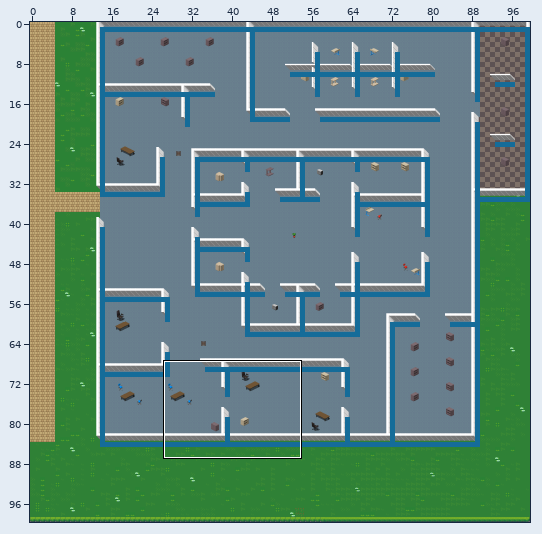
Level history. Tiled map: assets/map3.tmx. Above: a wide view before the commit, with the close-up outlined.
Close-up. Old version:
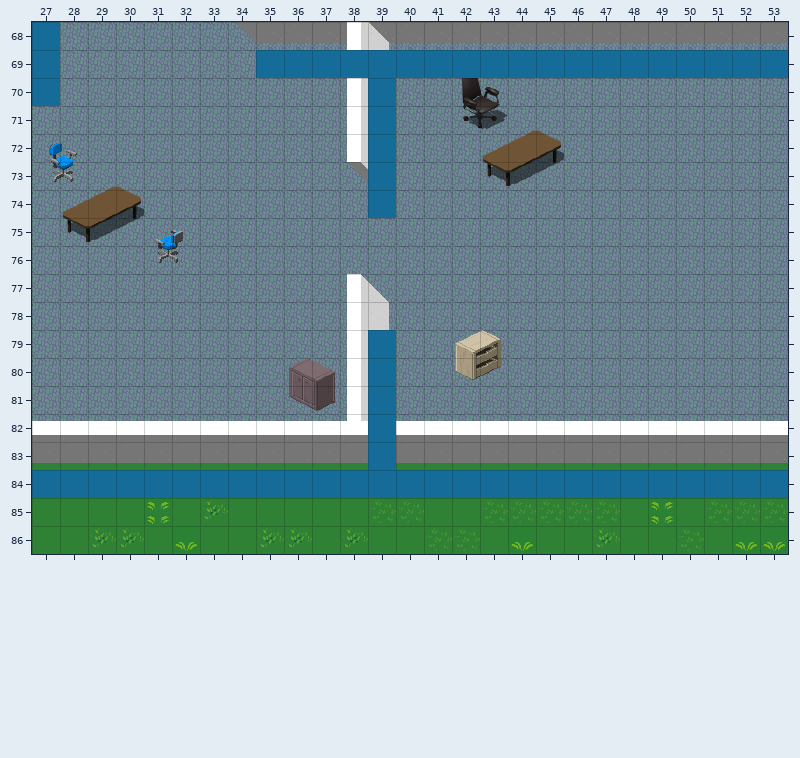
Cells are 32x32 px. Shown: x 27..53, y 68..86. The commit also changed other parts of the map, which this record leaves out.
And afterwards:
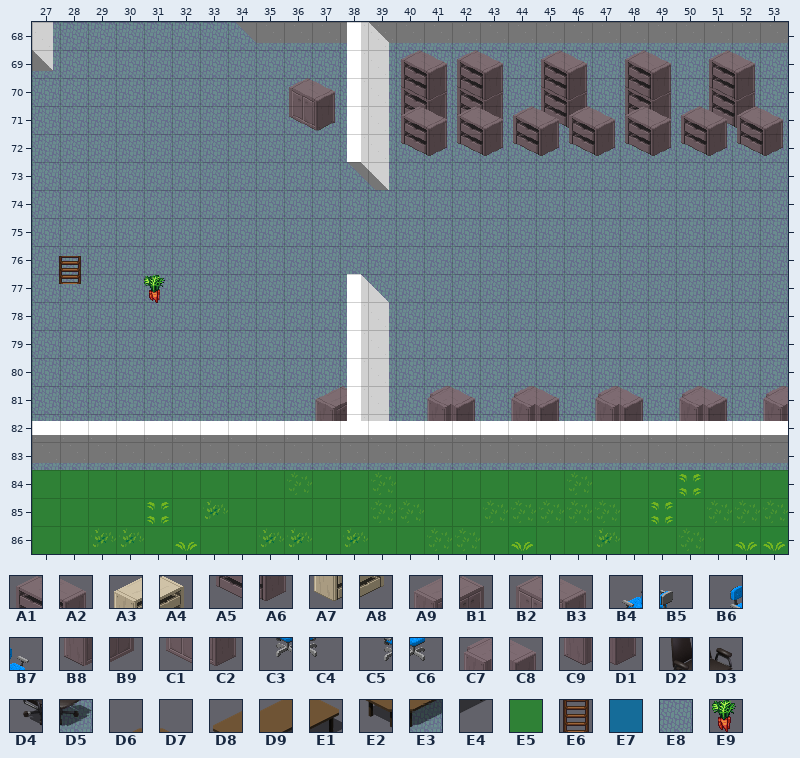
Key: from "OfficeFurniture": A1 66, A2 67, A3 84, A4 85, A5 194, A6 195, A7 212, A8 213, A9 320, B1 321, B2 322, B3 323, B4 344, B5 345, B6 348, B7 349, B8 352, B9 353, C1 354, C2 355, C3 376, C4 377, C5 380, C6 381, C7 728, C8 729, C9 760, D1 761; from "chair": D2 16, D3 17, D4 24, D5 25; from "tables": D6 7, D7 8, D8 12, D9 13, E1 14, E2 18, E3 19, E4 20; from "terrain-assets": E5 118, E6 169, E7 470, E8 575, E9 970.
__ is an empty cell, ## one hidden under a higher layer, .. an unchanged one.
Objects are placed by their top-left corner, in cells (3,4 is the top-left corner of cell 3,4); size is 1x1 cell unless given.
Tiles of an added or newly shown layer are drawn over the layers below it.
See-through tiles are keyed as they look on the map.
The edit:
--- layer "Floor"
@@ x 27..53 @@
-83 E5 E5 E5 E5 E5 E5 E5 E5 E5 E5 E5 E5 ## E5 E5 E5 E5 E5 E5 E5 E5 E5 E5 E5 E5 E5 E5
+83 E8 E8 E8 E8 E8 E8 E8 E8 E8 E8 E8 E8 E8 E8 E8 E8 E8 E8 E8 E8 E8 E8 E8 E8 E8 E8 E8
--- layer "Accessories1" (added)
@@ x 36..52 @@
-70 __ __ .. .. __ __ __ __ .. __ __ .. __ __ .. __ __
-71 __ __ .. .. __ __ __ __ .. __ __ .. __ __ .. __ __
+70 B2 B3 .. .. A1 A2 A1 A2 .. A1 A2 .. A1 A2 .. A1 A2
+71 C1 C2 .. .. A5 A6 A5 A6 .. A5 A6 .. A5 A6 .. A5 A6
@@ x 37..53 @@
-81 __ __ .. .. __ __ .. __ __ .. __ __ .. __ __ .. __
-82 __ __ .. .. __ __ .. __ __ .. __ __ .. __ __ .. __
+81 A9 B1 .. .. C7 C8 .. C7 C8 .. C7 C8 .. C7 C8 .. C7
+82 B8 B9 .. .. C9 D1 .. C9 D1 .. C9 D1 .. C9 D1 .. C9
--- layer "Accessories" (removed)
@@ x 27..45 @@
-69 .. .. .. .. .. .. .. .. .. .. .. .. .. .. .. ## .. .. ..
-70 .. .. .. .. .. .. .. .. .. .. .. .. .. .. .. D2 D3 .. ..
-71 .. .. .. .. .. .. .. .. .. .. .. .. .. .. .. D4 D5 D6 D7
-72 B6 B7 .. .. .. .. .. .. .. .. .. .. .. .. .. .. D8 D9 E1
-73 C5 C6 D6 D7 .. .. .. .. .. .. .. .. .. .. .. .. E2 E3 E4
-74 .. D8 D9 E1 .. .. .. .. .. .. .. .. .. .. .. .. .. .. ..
-75 .. E2 E3 E4 B4 B5 .. .. .. .. .. .. .. .. .. .. .. .. ..
-76 .. .. .. .. C3 C4 .. .. .. .. .. .. .. .. .. .. .. .. ..
+69 .. .. .. .. .. .. .. .. .. .. .. .. .. .. .. __ .. .. ..
+70 .. .. .. .. .. .. .. .. .. .. .. .. .. .. .. __ __ .. ..
+71 .. .. .. .. .. .. .. .. .. .. .. .. .. .. .. __ __ __ __
+72 __ __ .. .. .. .. .. .. .. .. .. .. .. .. .. .. __ __ __
+73 __ __ __ __ .. .. .. .. .. .. .. .. .. .. .. .. __ __ __
+74 .. __ __ __ .. .. .. .. .. .. .. .. .. .. .. .. .. .. ..
+75 .. __ __ __ __ __ .. .. .. .. .. .. .. .. .. .. .. .. ..
+76 .. .. .. .. __ __ .. .. .. .. .. .. .. .. .. .. .. .. ..
@@ x 36..43 @@
-79 .. .. .. .. .. .. A3 A4
-80 B2 B3 .. .. .. .. A7 A8
-81 C1 C2 .. .. .. .. .. ..
+79 .. .. .. .. .. .. __ __
+80 __ __ .. .. .. .. __ __
+81 __ __ .. .. .. .. .. ..
--- layer "Accessories2" (added)
@@ x 40..53 @@
-69 __ __ __ __ .. __ __ .. __ __ .. __ __ ..
-70 __ __ __ __ .. __ __ .. __ __ .. __ __ ..
-71 __ __ __ __ __ __ __ __ __ __ __ __ __ __
-72 __ __ __ __ __ __ __ __ __ __ __ __ __ __
+69 A1 A2 A1 A2 .. A1 A2 .. A1 A2 .. A1 A2 ..
+70 A5 A6 A5 A6 .. A5 A6 .. A5 A6 .. A5 A6 ..
+71 A1 A2 A1 A2 A1 A2 A1 A2 A1 A2 A1 A2 A1 A2
+72 A5 A6 A5 A6 A5 A6 A5 A6 A5 A6 A5 A6 A5 A6
--- layer "Collision" (now hidden)
@@ x 27..53 @@
-68 E7 .. .. .. .. .. .. .. .. .. .. .. .. .. .. .. .. .. .. .. .. .. .. .. .. .. ..
-69 E7 .. .. .. .. .. .. .. E7 E7 E7 E7 E7 E7 E7 E7 E7 E7 E7 E7 E7 E7 E7 E7 E7 E7 E7
-70 E7 .. .. .. .. .. .. .. .. .. .. .. E7 .. .. .. .. .. .. .. .. .. .. .. .. .. ..
-71 .. .. .. .. .. .. .. .. .. .. .. .. E7 .. .. .. .. .. .. .. .. .. .. .. .. .. ..
-72 .. .. .. .. .. .. .. .. .. .. .. .. E7 .. .. .. .. .. .. .. .. .. .. .. .. .. ..
-73 .. .. .. .. .. .. .. .. .. .. .. .. E7 .. .. .. .. .. .. .. .. .. .. .. .. .. ..
-74 .. .. .. .. .. .. .. .. .. .. .. .. E7 .. .. .. .. .. .. .. .. .. .. .. .. .. ..
+68 __ .. .. .. .. .. .. .. .. .. .. .. .. .. .. .. .. .. .. .. .. .. .. .. .. .. ..
+69 __ .. .. .. .. .. .. .. __ __ __ __ __ __ __ __ __ __ __ __ __ __ __ __ __ __ __
+70 __ .. .. .. .. .. .. .. .. .. .. .. __ .. .. .. .. .. .. .. .. .. .. .. .. .. ..
+71 .. .. .. .. .. .. .. .. .. .. .. .. __ .. .. .. .. .. .. .. .. .. .. .. .. .. ..
+72 .. .. .. .. .. .. .. .. .. .. .. .. __ .. .. .. .. .. .. .. .. .. .. .. .. .. ..
+73 .. .. .. .. .. .. .. .. .. .. .. .. __ .. .. .. .. .. .. .. .. .. .. .. .. .. ..
+74 .. .. .. .. .. .. .. .. .. .. .. .. __ .. .. .. .. .. .. .. .. .. .. .. .. .. ..
@@ x 27..53 @@
-79 .. .. .. .. .. .. .. .. .. .. .. .. E7 .. .. .. .. .. .. .. .. .. .. .. .. .. ..
-80 .. .. .. .. .. .. .. .. .. .. .. .. E7 .. .. .. .. .. .. .. .. .. .. .. .. .. ..
-81 .. .. .. .. .. .. .. .. .. .. .. .. E7 .. .. .. .. .. .. .. .. .. .. .. .. .. ..
-82 .. .. .. .. .. .. .. .. .. .. .. .. E7 .. .. .. .. .. .. .. .. .. .. .. .. .. ..
-83 .. .. .. .. .. .. .. .. .. .. .. .. E7 .. .. .. .. .. .. .. .. .. .. .. .. .. ..
-84 E7 E7 E7 E7 E7 E7 E7 E7 E7 E7 E7 E7 E7 E7 E7 E7 E7 E7 E7 E7 E7 E7 E7 E7 E7 E7 E7
+79 .. .. .. .. .. .. .. .. .. .. .. .. __ .. .. .. .. .. .. .. .. .. .. .. .. .. ..
+80 .. .. .. .. .. .. .. .. .. .. .. .. __ .. .. .. .. .. .. .. .. .. .. .. .. .. ..
+81 .. .. .. .. .. .. .. .. .. .. .. .. __ .. .. .. .. .. .. .. .. .. .. .. .. .. ..
+82 .. .. .. .. .. .. .. .. .. .. .. .. __ .. .. .. .. .. .. .. .. .. .. .. .. .. ..
+83 .. .. .. .. .. .. .. .. .. .. .. .. __ .. .. .. .. .. .. .. .. .. .. .. .. .. ..
+84 __ __ __ __ __ __ __ __ __ __ __ __ __ __ __ __ __ __ __ __ __ __ __ __ __ __ __
--- layer "ObjectLayer"
+E6 "guard11" at 27.8,76.3
+E9 "money14" at 30.9,77
Boxes around the changes in both close-ups, in picture pixels (x1, y1, x2, y2):
removed: (32, 22, 60, 106)
changed: (256, 50, 788, 218)
changed: (49, 143, 183, 303)
changed: (32, 330, 788, 498)
